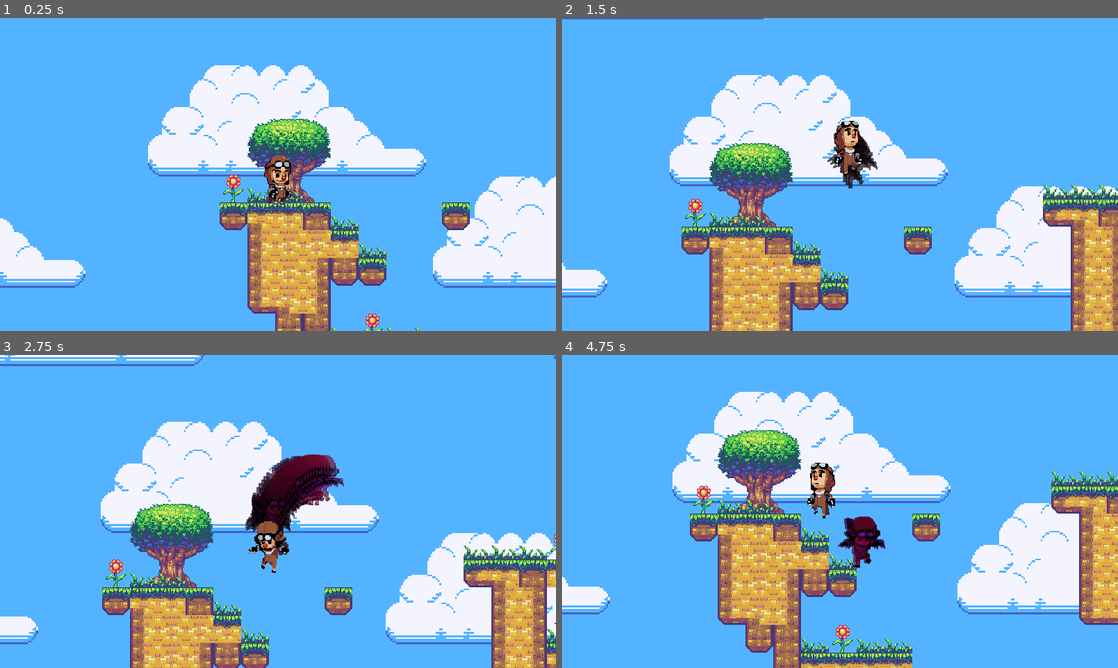
Above: before the commit, frames 1-4 (two rows, left to right).
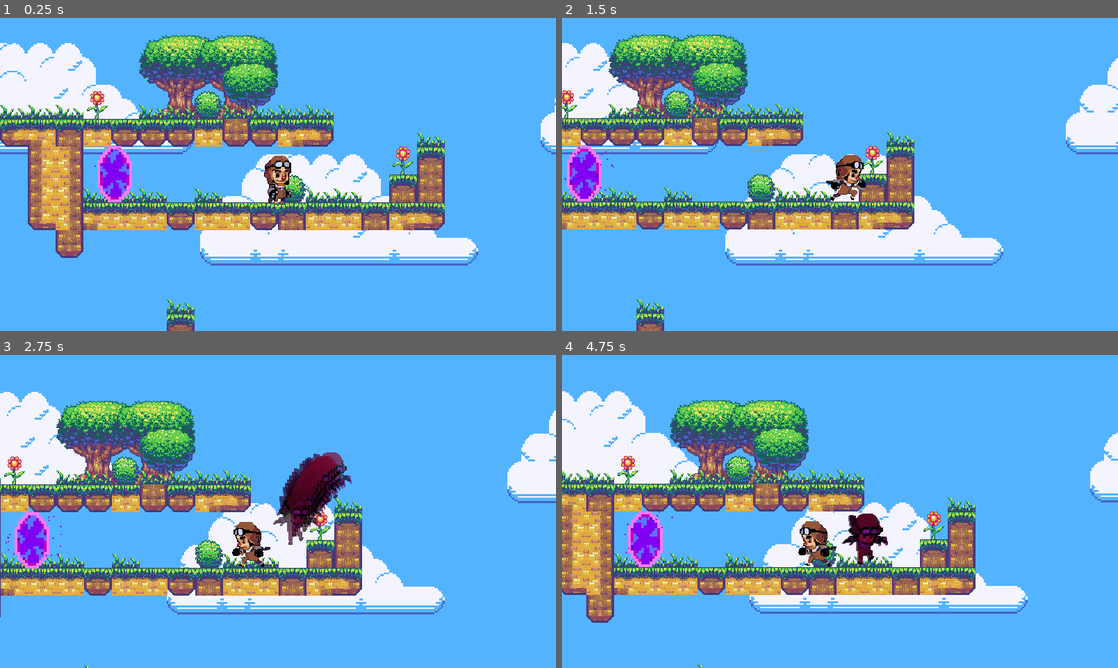
Above: after the commit, the same moments.

Repository: seanlim/zendari
Game: Godot game, scene res://Worlds/Sandbox.tscn
The game is run twice, just before and just after one commit, with the same random seed, the same clock (stepped at 60 frames per second) and the same inputs.
Inputs:
- Up to frame 1 (0.25 s): no input
- Up to frame 2 (1.5 s): hold Shift (player_rewind) 0.53-1.28 s; hold Right (ui_right) from 0.53 s (still down); tap Up (ui_up) at 0.77 s; tap Shift (player_rewind) at 1.35 s
- Up to frame 3 (2.75 s): tap Up (ui_up) at 1.52 s; release Right (ui_right) at 2.03 s; hold Left (ui_left) from 2.03 s (still down); hold Shift (player_rewind) from 2.03 s (still down)
- Up to frame 4 (4.75 s): release Left (ui_left) at 2.78 s; release Shift (player_rewind) at 2.78 s; hold Right (ui_right) 2.78-4.28 s; tap Shift (player_rewind) at 2.85, 4.35 s; tap Up (ui_up) at 3.02, 3.77, 4.52 s; hold Shift (player_rewind) 3.53-4.28 s; hold Left (ui_left) from 4.28 s (still down)

The runs differ from the first frame. In frame 1, 50% of the frame differs, in the area x 0-100%, y 5-100%; in frame 2, 51%; in frame 3, 51%; in frame 4, 52%, in the area x 0-100%, y 11-100%.

Commit message:
Add wipe transition shader

Diff:
--- /dev/null
+++ b/Components/ColorRect.gd
@@ -0,0 +1,6 @@
+extends ColorRect
+
+var cutoff = 0.0
+
+func _process(delta):
+	material.set("shader_param/cutoff", cutoff)
--- /dev/null
+++ b/Components/Lever.tscn
@@ -0,0 +1,65 @@
+[gd_scene load_steps=7 format=2]
+
+[ext_resource path="res://Worlds/Lever.gd" type="Script" id=1]
+[ext_resource path="res://Tiles/Lever/lever2.png" type="Texture" id=2]
+[ext_resource path="res://Tiles/Lever/lever0.png" type="Texture" id=3]
+[ext_resource path="res://Tiles/Lever/lever1.png" type="Texture" id=4]
+
+[sub_resource type="SpriteFrames" id=1]
+
+animations = [ {
+"frames": [ ExtResource( 2 ) ],
+"loop": false,
+"name": "on",
+"speed": 5.0
+}, {
+"frames": [ ExtResource( 3 ) ],
+"loop": false,
+"name": "off",
+"speed": 5.0
+}, {
+"frames": [ ExtResource( 2 ), ExtResource( 4 ), ExtResource( 3 ) ],
+"loop": false,
+"name": "switch_off",
+"speed": 5.0
+}, {
+"frames": [ ExtResource( 3 ), ExtResource( 4 ), ExtResource( 2 ) ],
+"loop": false,
+"name": "switch_on",
+"speed": 5.0
+} ]
+_sections_unfolded = [ "Resource" ]
+
+[sub_resource type="RectangleShape2D" id=2]
+
+custom_solver_bias = 0.0
+extents = Vector2( 20, 15 )
+
+[node name="Lever" type="Area2D"]
+
+editor/display_folded = true
+position = Vector2( 592, 555 )
+scale = Vector2( 0.7, 0.7 )
+input_pickable = true
+gravity_vec = Vector2( 0, 1 )
+gravity = 98.0
+linear_damp = 0.1
+angular_damp = 1.0
+audio_bus_override = false
+audio_bus_name = "Master"
+script = ExtResource( 1 )
+_sections_unfolded = [ "Transform", "Visibility" ]
+
+[node name="Sprite" type="AnimatedSprite" parent="." index="0"]
+
+frames = SubResource( 1 )
+animation = "off"
+playing = true
+_sections_unfolded = [ "Transform" ]
+
+[node name="CollisionShape2D" type="CollisionShape2D" parent="." index="1"]
+
+visible = false
+scale = Vector2( 2, 2 )
+shape = SubResource( 2 )
+_sections_unfolded = [ "Transform", "Visibility" ]
--- a/Components/Player.tscn
+++ b/Components/Player.tscn
@@ -72,7 +72,7 @@
 render_priority = 0
 shader = ExtResource( 3 )
 shader_param/rewind = false
-_sections_unfolded = [ "Resource", "shader_param" ]
+_sections_unfolded = [ "Resource" ]
 
 [sub_resource type="SpriteFrames" id=5]
 
@@ -145,7 +145,7 @@
 v_frames = 1
 _sections_unfolded = [ "Drawing", "Process Material", "Textures", "Time", "Transform", "Visibility" ]
 
-[node name="Shader" type="TextureRect" parent="." index="1"]
+[node name="RewindShader" type="TextureRect" parent="." index="1"]
 
 material = SubResource( 4 )
 anchor_left = 0.0
--- a/Components/Portal.tscn
+++ b/Components/Portal.tscn
@@ -6,6 +6,8 @@
 [ext_resource path="res://Portal/portal2.png" type="Texture" id=4]
 [ext_resource path="res://Portal/portal3.png" type="Texture" id=5]
 [ext_resource path="res://Tiles/white.png" type="Texture" id=6]
+[ext_resource path="res://Transition.shader" type="Shader" id=7]
+[ext_resource path="res://Components/Transition.gd" type="Script" id=8]
 
 [sub_resource type="RectangleShape2D" id=1]
 
@@ -62,7 +64,26 @@
 anim_loop = false
 _sections_unfolded = [ "Angular Velocity", "Animation", "Color", "Emission Shape", "Flags", "Gravity", "Hue Variation", "Initial Velocity", "Spread", "Trail" ]
 
-[node name="Portal" type="Area2D"]
+[sub_resource type="Gradient" id=4]
+
+offsets = PoolRealArray( 0, 1 )
+colors = PoolColorArray( 0, 0, 0, 1, 1, 1, 1, 1 )
+
+[sub_resource type="GradientTexture" id=5]
+
+flags = 4
+gradient = SubResource( 4 )
+width = 2048
+
+[sub_resource type="ShaderMaterial" id=6]
+
+render_priority = 0
+shader = ExtResource( 7 )
+shader_param/cutoff = 0.0
+shader_param/filter = SubResource( 5 )
+_sections_unfolded = [ "shader_param" ]
+
+[node name="Portal" type="Area2D" index="0"]
 
 scale = Vector2( 0.5, 1 )
 input_pickable = true
@@ -91,7 +112,6 @@
 scale = Vector2( 0.256575, 0.133333 )
 frames = SubResource( 2 )
 animation = "default"
-frame = 1
 playing = true
 
 [node name="Particles2D" type="Particles2D" parent="." index="2"]
@@ -142,3 +162,34 @@
 editor_draw_screen = true
 editor_draw_limits = false
 editor_draw_drag_margin = false
+
+[node name="Transition" type="ColorRect" parent="." index="4"]
+
+material = SubResource( 6 )
+anchor_left = 0.0
+anchor_top = 0.0
+anchor_right = 0.0
+anchor_bottom = 0.0
+margin_left = -698.0
+margin_top = -215.0
+margin_right = 710.0
+margin_bottom = 207.0
+rect_pivot_offset = Vector2( 0, 0 )
+rect_clip_content = false
+mouse_filter = 0
+mouse_default_cursor_shape = 0
+size_flags_horizontal = 1
+size_flags_vertical = 1
+color = Color( 0.976562, 0.976562, 0.976562, 1 )
+script = ExtResource( 8 )
+_sections_unfolded = [ "Anchor", "Margin", "Material", "Visibility" ]
+
+[node name="Tween" type="Tween" parent="." index="5"]
+
+repeat = false
+playback_process_mode = 1
+playback_speed = 1.0
+playback/active = false
+playback/repeat = false
+playback/speed = 1.0
+_sections_unfolded = [ "playback" ]
--- /dev/null
+++ b/Components/Transition.gd
@@ -0,0 +1,6 @@
+extends ColorRect
+
+var cutoff = 0.0
+
+func _process(delta):
+	material.set("shader_param/cutoff", cutoff)
--- a/Player.gd
+++ b/Player.gd
@@ -17,7 +17,7 @@
 var shader
 
 func _ready():
-	shader = get_node("Shader").get_material()
+	shader = get_node("RewindShader").get_material()
 
 func _process(delta):
 	if rewinding && !$AudioStreamPlayer2D.playing:
@@ -79,7 +79,7 @@
 			motion.x = lerp(motion.x, 0, 0.2)
 			$Sprite.animation = "jump" if motion.y < 0 else "fall"
 
-		if recording && motion.abs() > Vector2(0, 20) && !rewinding && ( motion.y > 20 || !self.is_on_wall()):
+		if recording && motion.abs() > Vector2(0, 20) && !rewinding && (motion.y > 20 || !self.is_on_wall()):
 			if motion_hist.size() > HIST_MAX:
 				motion_hist.pop_front()
 			motion_hist.append(Vector2(motion.x, motion.y - GRAVITY))
--- a/Portal.gd
+++ b/Portal.gd
@@ -1,10 +1,28 @@
 extends Area2D
 
 export (String, FILE, "*.tscn") var Next_Scene
+
+var timer = null # Thanks GDScript >:(
+
+func _ready():
+	$Tween.interpolate_property($"Transition", "cutoff", 0.0, 1.0, 1.0, Tween.TRANS_QUINT, Tween.EASE_IN_OUT)
 
 func _physics_process(delta):
 	var bodies = get_overlapping_bodies()
 	for body in bodies:
 		if body.name == "Player":
 			print("Portal warp")
-			get_tree().change_scene(Next_Scene)
+			$Camera2D.current = true
+			$Tween.start()
+			timer = Timer.new()
+			timer.set_one_shot(true)
+			timer.set_timer_process_mode(Timer.TIMER_PROCESS_IDLE)
+			timer.set_wait_time(1)
+			timer.connect("timeout", self, "on_timeout")
+			timer.start()
+			add_child(timer)
+
+func on_timeout():
+	remove_child(timer)
+	timer.queue_free()
+	get_tree().change_scene(Next_Scene)
--- /dev/null
+++ b/Transition.shader
@@ -0,0 +1,15 @@
+shader_type canvas_item;
+render_mode unshaded;
+
+uniform float cutoff : hint_range(0,1.0);
+uniform sampler2D filter : hint_albedo;
+
+void fragment()
+{
+	COLOR = texture(SCREEN_TEXTURE, SCREEN_UV);
+	vec4 tex = texture(filter, SCREEN_UV);
+	if (tex.r < cutoff || cutoff > 0.999)
+	{
+		COLOR.rgb = vec3(0.0);
+	}
+}
--- a/Worlds/Sandbox.tscn
+++ b/Worlds/Sandbox.tscn
@@ -1,43 +1,10 @@
-[gd_scene load_steps=11 format=2]
+[gd_scene load_steps=6 format=2]
 
 [ext_resource path="res://Components/ParallaxBackground.tscn" type="PackedScene" id=1]
 [ext_resource path="res://Tiles.tres" type="TileSet" id=2]
 [ext_resource path="res://Components/Portal.tscn" type="PackedScene" id=3]
 [ext_resource path="res://Components/Player.tscn" type="PackedScene" id=4]
-[ext_resource path="res://Worlds/Lever.gd" type="Script" id=5]
-[ext_resource path="res://Tiles/Lever/lever2.png" type="Texture" id=6]
-[ext_resource path="res://Tiles/Lever/lever0.png" type="Texture" id=7]
-[ext_resource path="res://Tiles/Lever/lever1.png" type="Texture" id=8]
-
-[sub_resource type="SpriteFrames" id=1]
-
-animations = [ {
-"frames": [ ExtResource( 6 ) ],
-"loop": false,
-"name": "on",
-"speed": 5.0
-}, {
-"frames": [ ExtResource( 7 ) ],
-"loop": false,
-"name": "off",
-"speed": 5.0
-}, {
-"frames": [ ExtResource( 6 ), ExtResource( 8 ), ExtResource( 7 ) ],
-"loop": false,
-"name": "switch_off",
-"speed": 5.0
-}, {
-"frames": [ ExtResource( 7 ), ExtResource( 8 ), ExtResource( 6 ) ],
-"loop": false,
-"name": "switch_on",
-"speed": 5.0
-} ]
-_sections_unfolded = [ "Resource" ]
-
-[sub_resource type="RectangleShape2D" id=2]
-
-custom_solver_bias = 0.0
-extents = Vector2( 20, 15 )
+[ext_resource path="res://Components/Lever.tscn" type="PackedScene" id=5]
 
 [node name="World" type="Node" index="0"]
 
@@ -61,7 +28,7 @@
 collision_mask = 1
 occluder_light_mask = 1
 format = 1
-tile_data = PoolIntArray( 262161, 28, 0, 262163, 28, 0, 3276 …(853 unchanged characters)… , 655363, 17, 0, 655364, 18, 0, 655373, 3, 0, 655374, 12, 0, 655375, 1, 0, 655376, 19, 0, 655377, 19, 0, 655378, 18, 0, 655379, 19, 0, 655380, 19, 0, 655381, 18, 0, 655382, 15, 0, 655383, 19, 0, 655384, 2, 0, 655385, 15, 0, 655386, 13, 0, 655387, 14, 0, 720896, 5, 0, 720897, 6, 0, 720898, 12, 0, 720909, 5, 0, 720910, 10, 0, 786433, 17, 0, 786434, 16, 0, 78643 …(531 unchanged characters)…
+tile_data = PoolIntArray( 262161, 28, 0, 262163, 28, 0, 3276 …(853 unchanged characters)… , 655363, 17, 0, 655364, 18, 0, 655373, 5, 0, 655374, 12, 0, 655375, 1, 0, 655376, 19, 0, 655377, 19, 0, 655378, 18, 0, 655379, 19, 0, 655380, 19, 0, 655381, 18, 0, 655382, 15, 0, 655383, 19, 0, 655384, 2, 0, 655385, 15, 0, 655386, 13, 0, 655387, 14, 0, 720896, 5, 0, 720897, 6, 0, 720898, 12, 0, 720910, 17, 0, 786433, 17, 0, 786434, 16, 0, 78643 …(531 unchanged characters)…
 _sections_unfolded = [ "Cell", "Collision", "Material", "Occluder", "Transform", "Visibility" ]
 __meta__ = {
 "_edit_lock_": true
@@ -74,32 +41,6 @@
 
 [node name="Player" parent="." index="3" instance=ExtResource( 4 )]
 
-position = Vector2( 35, 224 )
+position = Vector2( 704, 288 )
 
-[node name="Lever" type="Area2D" parent="." index="4"]
-
-position = Vector2( 592, 555 )
-scale = Vector2( 0.7, 0.7 )
-input_pickable = true
-gravity_vec = Vector2( 0, 1 )
-gravity = 98.0
-linear_damp = 0.1
-angular_damp = 1.0
-audio_bus_override = false
-audio_bus_name = "Master"
-script = ExtResource( 5 )
-_sections_unfolded = [ "Transform", "Visibility" ]
-
-[node name="Sprite" type="AnimatedSprite" parent="Lever" index="0"]
-
-frames = SubResource( 1 )
-animation = "off"
-playing = true
-_sections_unfolded = [ "Transform" ]
-
-[node name="CollisionShape2D" type="CollisionShape2D" parent="Lever" index="1"]
-
-visible = false
-scale = Vector2( 2, 2 )
-shape = SubResource( 2 )
-_sections_unfolded = [ "Transform", "Visibility" ]
+[node name="Lever" parent="." index="4" instance=ExtResource( 5 )]
Not shown: 1 places in Components/Portal.tscn that only renumber resources
